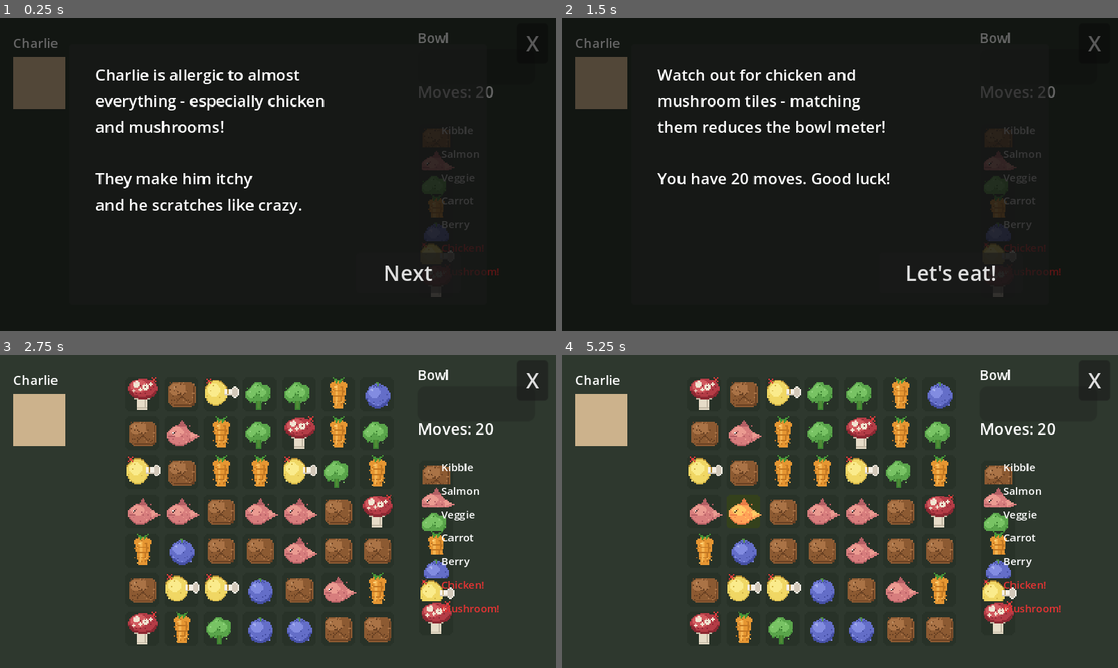
Above: before the commit, frames 1-4 (two rows, left to right).
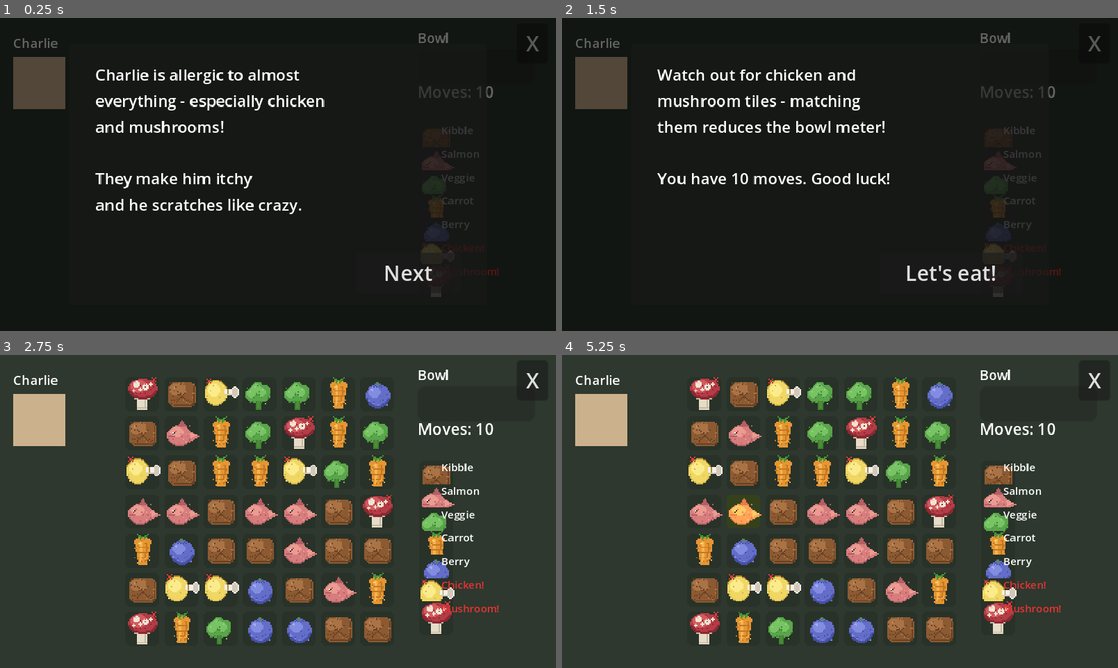
Above: after the commit, the same moments.

Repository: scs3jb/charliegotchi
Game: Godot game, scene res://scenes/minigames/FeedingMinigame.tscn
The game is run twice, just before and just after one commit, with the same random seed, the same clock (stepped at 60 frames per second) and the same inputs. This scene is started directly instead of the project's main scene.
Inputs (mouse positions are in pixels of both pictures, inside the frame that each line leads up to):
- Up to frame 1 (0.25 s): no input
- Up to frame 2 (1.5 s): click "Next" at 0.5 s; click "Next" at 1.25 s
- Up to frame 3 (2.75 s): click "Let's eat!" at 2 s
- Up to frame 4 (5.25 s): click "X" at 2.75 s; click "Cancel" at 3.5 s; tap Enter at 4.25 s; move the mouse to (962, 495) at 4.27 s; hold D (move_right) 4.28-5 s; hold E (interact) 4.28-5 s; click (962, 495) at 4.42 s; tap Space at 5 s; drag from (728, 527) to (812, 574) at 5.02 s

The runs differ from the first frame. In frame 1, less than 0.1% of the frame differs, in the area x 85-87%, y 21-26%; in frame 2, less than 0.1%, in the area x 30-87%, y 21-54%; in frame 3, less than 0.1%; in frame 4, less than 0.1%.

Commit message:
Adding in new food minigame tweaks

Diff:
--- a/scripts/minigames/FeedingMinigame.gd
+++ b/scripts/minigames/FeedingMinigame.gd
@@ -97,7 +97,7 @@
 	add_child(bowl_bar)
 
 	moves_label = Label.new()
-	moves_label.text = "Moves: 20"
+	moves_label.text = "Moves: 10"
 	moves_label.position = Vector2(right_x, 48)
 	moves_label.add_theme_font_size_override("font_size", 12)
 	add_child(moves_label)
@@ -178,7 +178,7 @@
 	var pages = [
 		"Charlie is allergic to almost\neverything - especially chicken\nand mushrooms!\n\nThey make him itchy\nand he scratches like crazy.",
 		"Match 3 or more kibble tiles\nby clicking two adjacent tiles\nto swap them.\n\nFill Charlie's bowl to win!",
-		"Watch out for chicken and\nmushroom tiles - matching\nthem reduces the bowl meter!\n\nYou have 20 moves. Good luck!",
+		"Watch out for chicken and\nmushroom tiles - matching\nthem reduces the bowl meter!\n\nYou have 10 moves. Good luck!",
 	]
 
 	var text_label = Label.new()
@@ -256,19 +256,10 @@
 		return
 
 	if event is InputEventMouseButton and event.pressed and event.button_index == MOUSE_BUTTON_LEFT:
-		var local_pos = event.position - BOARD_ORIGIN
-		var col = int(local_pos.x / TILE_STEP)
-		var row = int(local_pos.y / TILE_STEP)
-
-		# Check click is within a tile (not in the gap)
-		var tile_local_x = local_pos.x - col * TILE_STEP
-		var tile_local_y = local_pos.y - row * TILE_STEP
-		if tile_local_x < 0 or tile_local_x > TILE_SIZE or tile_local_y < 0 or tile_local_y > TILE_SIZE:
+		var local_pos = board_container.get_local_mouse_position()
+		var clicked = board.grid_pos_from_local(local_pos, TILE_SIZE, TILE_STEP)
+		if clicked == Vector2i(-1, -1):
 			return
-		if col < 0 or col >= board.board_cols or row < 0 or row >= board.board_rows:
-			return
-
-		var clicked = Vector2i(col, row)
 
 		if selected_tile == Vector2i(-1, -1):
 			# Select first tile
@@ -362,7 +353,7 @@
 
 		# Apply gravity
 		var movements = board.apply_gravity()
-		_sync_tile_nodes_after_gravity()
+		_apply_gravity_to_nodes(movements)
 		await _animate_gravity(movements)
 
 		# Refill board
@@ -395,32 +386,18 @@
 			tile_nodes[pos].queue_free()
 			tile_nodes.erase(pos)
 
-func _sync_tile_nodes_after_gravity() -> void:
-	# Rebuild tile_nodes dictionary to match current grid state
-	# Tiles have fallen - we need to re-map nodes to new positions
-	var old_nodes: Dictionary = tile_nodes.duplicate()
-	tile_nodes.clear()
-
-	# Collect all valid remaining tile nodes
-	var available_nodes: Array = []
-	for pos in old_nodes:
-		if is_instance_valid(old_nodes[pos]):
-			available_nodes.append(old_nodes[pos])
-
-	# Map existing nodes to grid positions that have tiles
-	var node_idx = 0
-	for col in board.board_cols:
-		for row in range(board.board_rows - 1, -1, -1):
-			if board.grid[col][row] != -1:  # Not empty
-				if node_idx < available_nodes.size():
-					var node = available_nodes[node_idx]
-					tile_nodes[Vector2i(col, row)] = node
-					# Update texture to match new grid position
-					node.texture = _make_tile_atlas(board.grid[col][row])
-					node_idx += 1
-
-func _animate_gravity(movements: Array) -> void:
-	if movements.size() == 0:
+func _apply_gravity_to_nodes(movements: Array) -> void:
+	# Update tile_nodes keys to match gravity movements (order is bottom-up per column)
+	for move in movements:
+		var from_pos: Vector2i = move["from"]
+		var to_pos: Vector2i = move["to"]
+		if tile_nodes.has(from_pos):
+			var node = tile_nodes[from_pos]
+			tile_nodes.erase(from_pos)
+			tile_nodes[to_pos] = node
+
+func _animate_gravity(_movements: Array) -> void:
+	if tile_nodes.is_empty():
 		return
 	var tween = create_tween().set_parallel(true)
 	for pos in tile_nodes:
--- a/scripts/minigames/MatchBoard.gd
+++ b/scripts/minigames/MatchBoard.gd
@@ -18,7 +18,7 @@
 # Board config
 var board_cols: int = 7
 var board_rows: int = 7
-var move_limit: int = 20
+var move_limit: int = 10
 
 # Scoring
 var bowl_fill_per_tile: float = 0.04
@@ -270,6 +270,19 @@
 		return "lost"
 	return ""
 
+func grid_pos_from_local(local_pos: Vector2, tile_size: int, tile_step: int) -> Vector2i:
+	var col = floori(local_pos.x / tile_step)
+	var row = floori(local_pos.y / tile_step)
+	# Reject clicks in gaps between tiles
+	var tile_local_x = local_pos.x - col * tile_step
+	var tile_local_y = local_pos.y - row * tile_step
+	if tile_local_x < 0 or tile_local_x > tile_size or tile_local_y < 0 or tile_local_y > tile_size:
+		return Vector2i(-1, -1)
+	# Reject out-of-bounds
+	if col < 0 or col >= board_cols or row < 0 or row >= board_rows:
+		return Vector2i(-1, -1)
+	return Vector2i(col, row)
+
 func get_tile(col: int, row: int) -> int:
 	if col >= 0 and col < board_cols and row >= 0 and row < board_rows:
 		return grid[col][row]
--- /dev/null
+++ b/scripts/tests/test_feeding_grid.gd
@@ -0,0 +1,186 @@
+extends SceneTree
+## Test: MatchBoard.grid_pos_from_local()
+## Verifies that board-local coordinates map to the correct grid cell.
+## Run: godot -s scripts/tests/test_feeding_grid.gd --headless
+
+const MatchBoardScript = preload("res://scripts/minigames/MatchBoard.gd")
+
+# Rendering constants matching FeedingMinigame.gd
+const TILE_SIZE: int = 28
+const TILE_STEP: int = 30
+
+var passed: int = 0
+var failed: int = 0
+
+func _init() -> void:
+	var board = MatchBoardScript.new()
+	board.initialize_board()
+
+	print("\n=== Grid Position Mapping Tests ===\n")
+
+	# --- Tile center tests ---
+	# Every tile center should map to the correct (col, row)
+	for col in 7:
+		for row in 7:
+			var center = Vector2(col * TILE_STEP + TILE_SIZE * 0.5, row * TILE_STEP + TILE_SIZE * 0.5)
+			var result = board.grid_pos_from_local(center, TILE_SIZE, TILE_STEP)
+			_assert_eq(result, Vector2i(col, row), "Tile center (%d, %d)" % [col, row])
+
+	# --- Tile corner tests ---
+	# Top-left corner of tile (0, 0) at (0.0, 0.0)
+	_assert_eq(board.grid_pos_from_local(Vector2(0.0, 0.0), TILE_SIZE, TILE_STEP), Vector2i(0, 0), "Top-left corner (0,0)")
+	# Bottom-right edge of tile (0, 0) at (28, 28)
+	_assert_eq(board.grid_pos_from_local(Vector2(28.0, 28.0), TILE_SIZE, TILE_STEP), Vector2i(0, 0), "Bottom-right of (0,0) at exact TILE_SIZE")
+	# Top-left corner of tile (3, 4)
+	_assert_eq(board.grid_pos_from_local(Vector2(90.0, 120.0), TILE_SIZE, TILE_STEP), Vector2i(3, 4), "Top-left corner (3,4)")
+	# Last tile (6, 6) center
+	_assert_eq(board.grid_pos_from_local(Vector2(6 * 30 + 14, 6 * 30 + 14), TILE_SIZE, TILE_STEP), Vector2i(6, 6), "Last tile (6,6) center")
+
+	# --- Gap rejection tests ---
+	# Position in the 2px gap between col 0 and col 1 (x = 28.5)
+	_assert_eq(board.grid_pos_from_local(Vector2(28.5, 14.0), TILE_SIZE, TILE_STEP), Vector2i(-1, -1), "Horizontal gap at x=28.5")
+	# Position in the 2px gap between row 0 and row 1 (y = 29.0)
+	_assert_eq(board.grid_pos_from_local(Vector2(14.0, 29.0), TILE_SIZE, TILE_STEP), Vector2i(-1, -1), "Vertical gap at y=29.0")
+	# Corner of gaps (both x and y in gap)
+	_assert_eq(board.grid_pos_from_local(Vector2(29.0, 29.0), TILE_SIZE, TILE_STEP), Vector2i(-1, -1), "Corner gap at (29, 29)")
+
+	# --- Out-of-bounds tests ---
+	# Negative coordinates
+	_assert_eq(board.grid_pos_from_local(Vector2(-1.0, 14.0), TILE_SIZE, TILE_STEP), Vector2i(-1, -1), "Negative x")
+	_assert_eq(board.grid_pos_from_local(Vector2(14.0, -1.0), TILE_SIZE, TILE_STEP), Vector2i(-1, -1), "Negative y")
+	_assert_eq(board.grid_pos_from_local(Vector2(-10.0, -10.0), TILE_SIZE, TILE_STEP), Vector2i(-1, -1), "Both negative")
+	# Beyond board right edge (col 7+)
+	_assert_eq(board.grid_pos_from_local(Vector2(210.0, 14.0), TILE_SIZE, TILE_STEP), Vector2i(-1, -1), "Beyond right edge col=7")
+	# Beyond board bottom edge (row 7+)
+	_assert_eq(board.grid_pos_from_local(Vector2(14.0, 210.0), TILE_SIZE, TILE_STEP), Vector2i(-1, -1), "Beyond bottom edge row=7")
+
+	# --- Boundary precision tests ---
+	# Just inside tile at tile start (x = col * TILE_STEP + 0.001)
+	_assert_eq(board.grid_pos_from_local(Vector2(30.001, 14.0), TILE_SIZE, TILE_STEP), Vector2i(1, 0), "Just inside tile (1,0) start")
+	# Just inside tile at tile end (x = col * TILE_STEP + TILE_SIZE - 0.001)
+	_assert_eq(board.grid_pos_from_local(Vector2(57.999, 14.0), TILE_SIZE, TILE_STEP), Vector2i(1, 0), "Just inside tile (1,0) end")
+	# Just past tile into gap (x = col * TILE_STEP + TILE_SIZE + 0.001)
+	_assert_eq(board.grid_pos_from_local(Vector2(58.001, 14.0), TILE_SIZE, TILE_STEP), Vector2i(-1, -1), "Just past tile (1,0) into gap")
+
+	# --- floori vs int() regression test ---
+	# With int(), -0.5/30 truncates to 0 (wrong). With floori(), it becomes -1 (correct, caught by bounds).
+	_assert_eq(board.grid_pos_from_local(Vector2(-0.5, 14.0), TILE_SIZE, TILE_STEP), Vector2i(-1, -1), "Negative fractional x rejected")
+	_assert_eq(board.grid_pos_from_local(Vector2(14.0, -0.5), TILE_SIZE, TILE_STEP), Vector2i(-1, -1), "Negative fractional y rejected")
+
+	# ============================================
+	# Gravity node-sync regression tests
+	# ============================================
+	print("\n=== Gravity Node Sync Tests ===\n")
+
+	# Simulate the tile_nodes dict and _apply_gravity_to_nodes logic
+	# to verify nodes track correct grid positions after gravity.
+
+	# Test 1: Basic gravity - tiles fall to fill gap at bottom
+	# Column 0: rows 0-4 have tiles, rows 5-6 were cleared
+	# After gravity: tiles shift down by 2
+	var fake_nodes_1: Dictionary = {}
+	for r in 5:
+		fake_nodes_1[Vector2i(0, r)] = "node_%d" % r  # placeholder "nodes"
+	var movements_1: Array = [
+		{"from": Vector2i(0, 4), "to": Vector2i(0, 6)},
+		{"from": Vector2i(0, 3), "to": Vector2i(0, 5)},
+		{"from": Vector2i(0, 2), "to": Vector2i(0, 4)},
+		{"from": Vector2i(0, 1), "to": Vector2i(0, 3)},
+		{"from": Vector2i(0, 0), "to": Vector2i(0, 2)},
+	]
+	_apply_movements(fake_nodes_1, movements_1)
+	_assert_eq(fake_nodes_1.get(Vector2i(0, 6)), "node_4", "Gravity: row 4 falls to row 6")
+	_assert_eq(fake_nodes_1.get(Vector2i(0, 5)), "node_3", "Gravity: row 3 falls to row 5")
+	_assert_eq(fake_nodes_1.get(Vector2i(0, 4)), "node_2", "Gravity: row 2 falls to row 4")
+	_assert_eq(fake_nodes_1.get(Vector2i(0, 3)), "node_1", "Gravity: row 1 falls to row 3")
+	_assert_eq(fake_nodes_1.get(Vector2i(0, 2)), "node_0", "Gravity: row 0 falls to row 2")
+	_assert_eq(fake_nodes_1.has(Vector2i(0, 0)), false, "Gravity: row 0 now empty")
+	_assert_eq(fake_nodes_1.has(Vector2i(0, 1)), false, "Gravity: row 1 now empty")
+
+	# Test 2: No movements - nodes should stay in place (regression for early-return bug)
+	var fake_nodes_2: Dictionary = {}
+	for r in 7:
+		fake_nodes_2[Vector2i(0, r)] = "node_%d" % r
+	_apply_movements(fake_nodes_2, [])  # Empty movements
+	for r in 7:
+		_assert_eq(fake_nodes_2.get(Vector2i(0, r)), "node_%d" % r, "No-gravity: row %d unchanged" % r)
+
+	# Test 3: Partial gravity - middle of column cleared
+	# Rows 0,1,2,5,6 have tiles. Rows 3,4 cleared.
+	# After gravity: rows 0,1,2 fall by 2
+	var fake_nodes_3: Dictionary = {}
+	fake_nodes_3[Vector2i(0, 0)] = "top0"
+	fake_nodes_3[Vector2i(0, 1)] = "top1"
+	fake_nodes_3[Vector2i(0, 2)] = "top2"
+	fake_nodes_3[Vector2i(0, 5)] = "bot5"
+	fake_nodes_3[Vector2i(0, 6)] = "bot6"
+	var movements_3: Array = [
+		{"from": Vector2i(0, 2), "to": Vector2i(0, 4)},
+		{"from": Vector2i(0, 1), "to": Vector2i(0, 3)},
+		{"from": Vector2i(0, 0), "to": Vector2i(0, 2)},
+	]
+	_apply_movements(fake_nodes_3, movements_3)
+	_assert_eq(fake_nodes_3.get(Vector2i(0, 6)), "bot6", "Partial: bottom row 6 unmoved")
+	_assert_eq(fake_nodes_3.get(Vector2i(0, 5)), "bot5", "Partial: bottom row 5 unmoved")
+	_assert_eq(fake_nodes_3.get(Vector2i(0, 4)), "top2", "Partial: row 2 falls to row 4")
+	_assert_eq(fake_nodes_3.get(Vector2i(0, 3)), "top1", "Partial: row 1 falls to row 3")
+	_assert_eq(fake_nodes_3.get(Vector2i(0, 2)), "top0", "Partial: row 0 falls to row 2")
+
+	# Test 4: Full board gravity integration test with MatchBoard
+	var board2 = MatchBoardScript.new()
+	board2.initialize_board()
+	# Force a known column state: set col 0 to specific types
+	# Clear top 2 rows to simulate a match
+	var saved_tiles: Array = []
+	for r in board2.board_rows:
+		saved_tiles.append(board2.grid[0][r])
+	board2.grid[0][0] = -1  # EMPTY
+	board2.grid[0][1] = -1  # EMPTY
+	# Build fake node dict for col 0
+	var fake_nodes_4: Dictionary = {}
+	for r in range(2, 7):
+		fake_nodes_4[Vector2i(0, r)] = "node_0_%d" % r
+	# Also add other columns (unchanged)
+	for c in range(1, 7):
+		for r in 7:
+			fake_nodes_4[Vector2i(c, r)] = "node_%d_%d" % [c, r]
+	var movements_4 = board2.apply_gravity()
+	_apply_movements(fake_nodes_4, movements_4)
+	# Col 0: tiles at rows 2-6 should now be at rows 4-6 (shifted down by 2)
+	# Wait - only the tiles that MOVED are updated. Rows 2-6 had tiles.
+	# After gravity: rows 0,1 empty, row 2 gets old row 0 (empty->still processed)
+	# Actually gravity shifts non-empty tiles down. Rows 2-6 (5 tiles) fill rows 2-6.
+	# Only rows 0,1 were empty. Tiles at 2-6 don't need to move since there's nothing below them that's empty.
+	# Wait no - rows 0,1 are empty (above), rows 2-6 have tiles. Gravity moves tiles DOWN to fill gaps BELOW.
+	# Since empty rows are ABOVE the tiles, nothing falls. Movements for col 0 should be empty!
+	# This is the exact scenario that triggered the old bug.
+	_assert_eq(fake_nodes_4.get(Vector2i(0, 2)), "node_0_2", "Integration: top-clear col 0 row 2 unchanged")
+	_assert_eq(fake_nodes_4.get(Vector2i(0, 6)), "node_0_6", "Integration: top-clear col 0 row 6 unchanged")
+
+	# --- Summary ---
+	print("\n=== Results ===")
+	print("Passed: %d" % passed)
+	print("Failed: %d" % failed)
+	if failed == 0:
+		print("\nAll tests passed!")
+	else:
+		print("\nSOME TESTS FAILED!")
+	quit()
+
+## Mirrors FeedingMinigame._apply_gravity_to_nodes() logic for testing
+func _apply_movements(nodes: Dictionary, movements: Array) -> void:
+	for move in movements:
+		var from_pos: Vector2i = move["from"]
+		var to_pos: Vector2i = move["to"]
+		if nodes.has(from_pos):
+			var node = nodes[from_pos]
+			nodes.erase(from_pos)
+			nodes[to_pos] = node
+
+func _assert_eq(actual, expected, label: String) -> void:
+	if actual == expected:
+		print("[PASS] %s" % label)
+		passed += 1
+	else:
+		print("[FAIL] %s: expected %s, got %s" % [label, str(expected), str(actual)])
+		failed += 1
Not shown, added: generate_veo_sprites.py
Not shown, added: reference/PROMPT_FOR_SPRITE_GENERATION.md
